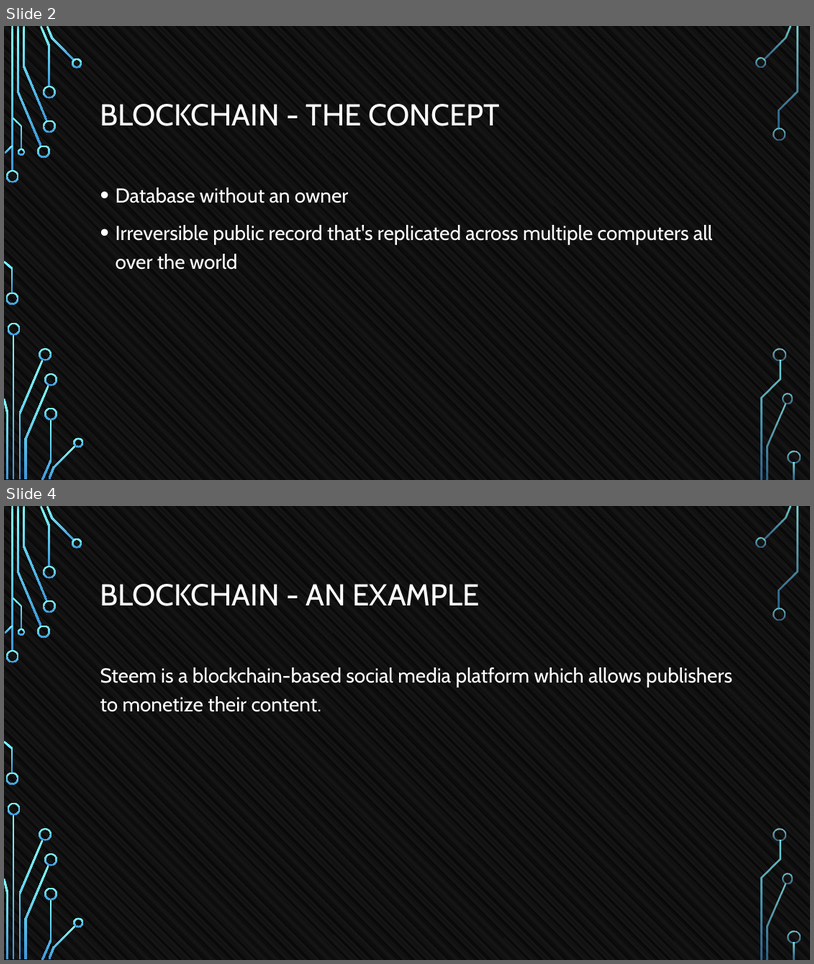
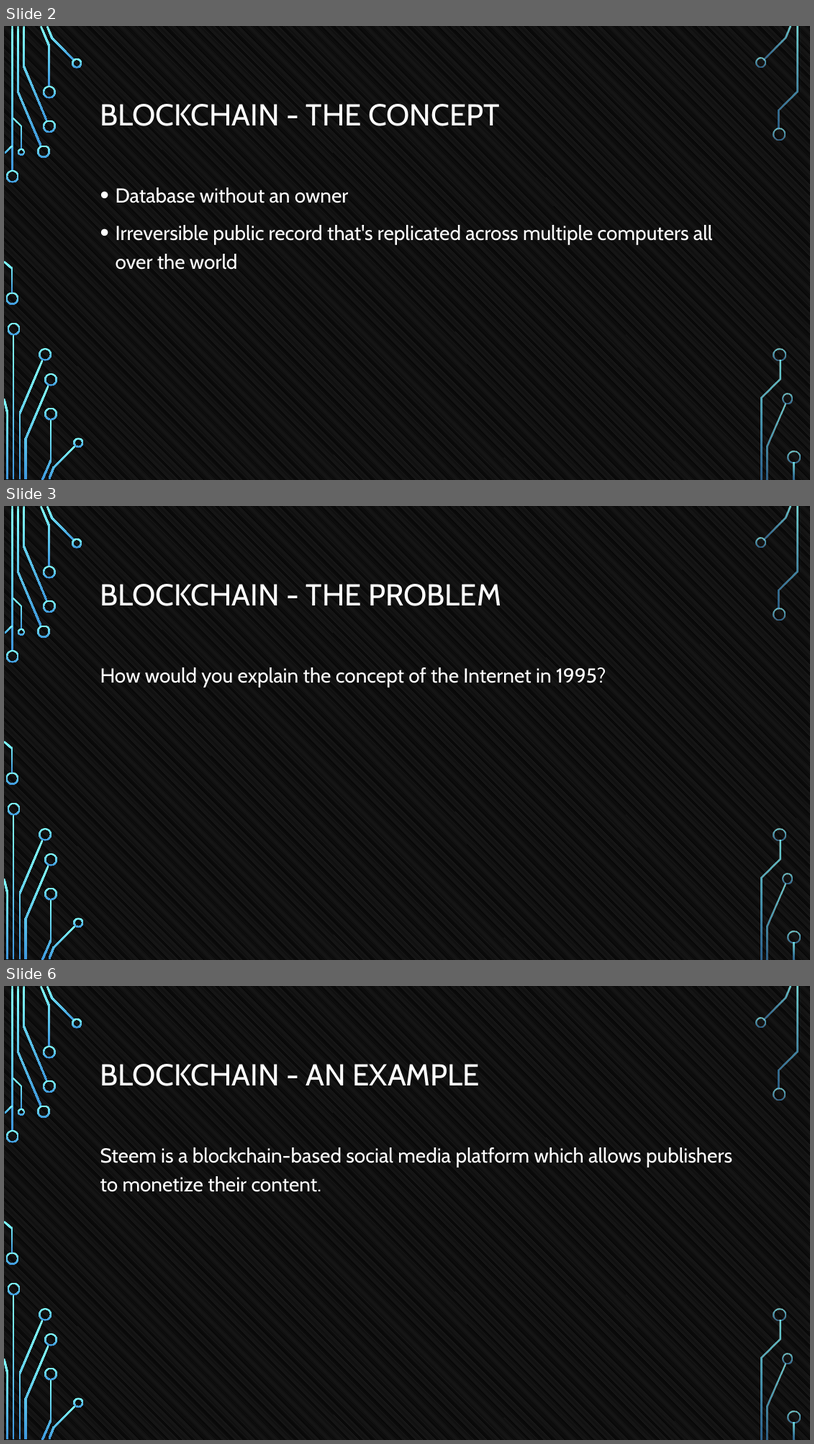
Before and after one commit to tokenika/tokenika.github.io, a slide deck: BrainEmbassy.pptx. Shown one above the other, each under a label of ours: slides 2 and 4 before the commit, slides 2, 3 and 6 after it; the slides between them are not shown. The pictures are 814x964 and 814x1444 pixels, drawn with LibreOffice and Linux fonts; fonts in the diff are those of the drawing; background and template pictures are left out. Boxes give left, top, right and bottom in pixels: in the first picture for what was removed or moved away, otherwise in the second. Text is boxed around its words. In the diff, an @@ line names an element or a change of style, - is before the commit and + after.

```diff
--- a/BrainEmbassy.pptx
+++ b/BrainEmbassy.pptx
@@ slide 3 added at (4,506,810,960), background pattern #595959 on #000000; not listed: 36 template elements that a slide beside it also shows @@
@@ title added at (100,584,502,606), 36 pt, text #FFFFFF @@
+BLOCKCHAIN - THE PROBLEM
@@ text added at (100,667,606,687), 24 pt, text #FFFFFF @@
+How would you explain the concept of the Internet in 1995?
@@ what was slide 4 is now slide 6 @@
```
Also in this commit, not shown: 2 slides changed, 1 other slide added, 1 other file.
